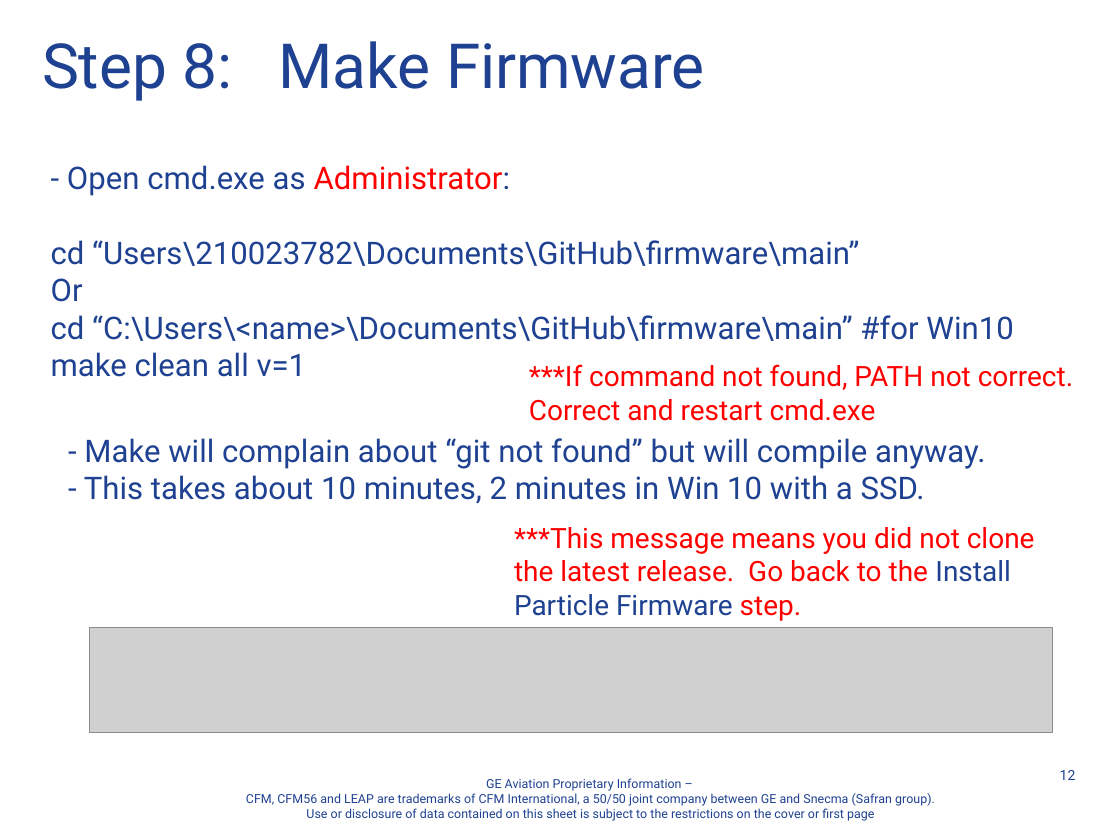
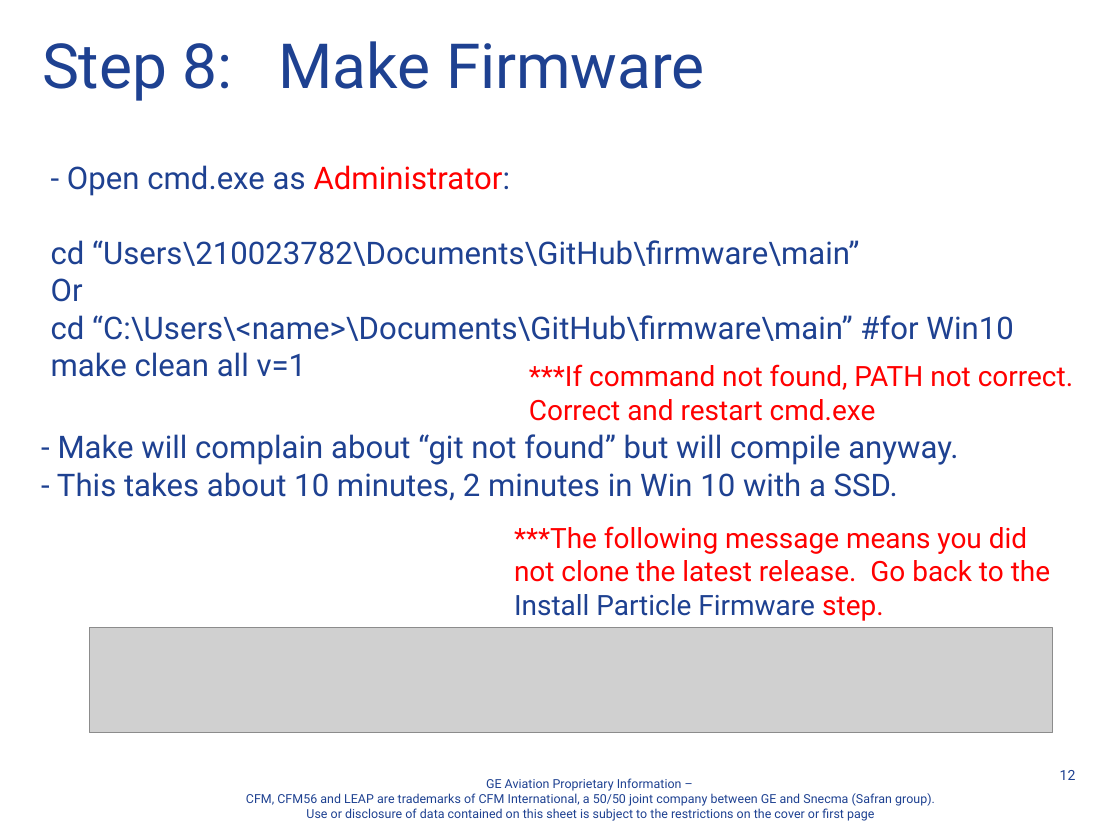
Before and after one commit to davegutz/Wind, a slide deck: slide 12 of Documentation/A Course Controls Laptop Setup Instructions Standalone Photon.pptx. Drawn at 1120x840 pixels with LibreOffice and Linux fonts; fonts in the diff are those of the drawing; grey boxes stand for pictures; background and template pictures are left out. Boxes give left, top, right and bottom in pixels: in the first picture for what was removed or moved away, otherwise in the second. Text is boxed around its words. In the diff, an @@ line names an element or a change of style, - is before the commit and + after.

Commit message:
portable PARTICLE

```diff
--- a/Documentation/A Course Controls Laptop Setup Instructions Standalone Photon.pptx
+++ b/Documentation/A Course Controls Laptop Setup Instructions Standalone Photon.pptx
@@ text "- Make will complain about ...": place and size @@
-text "- Make will complain about ..." at (84, 438, 985, 504)
+text "- Make will complain about ..." at (57, 434, 958, 500)
@@ text at (514, 526, 1050, 621): text changed @@
-***This message means you did not clone the latest release. Go back to the Install Particle Firmware step.
+***The following message means you did not clone the latest release. Go back to the Install Particle Firmware step.
```
Also in this commit, not shown: 2 other slides changed, 1 slide added, 3 other files.
